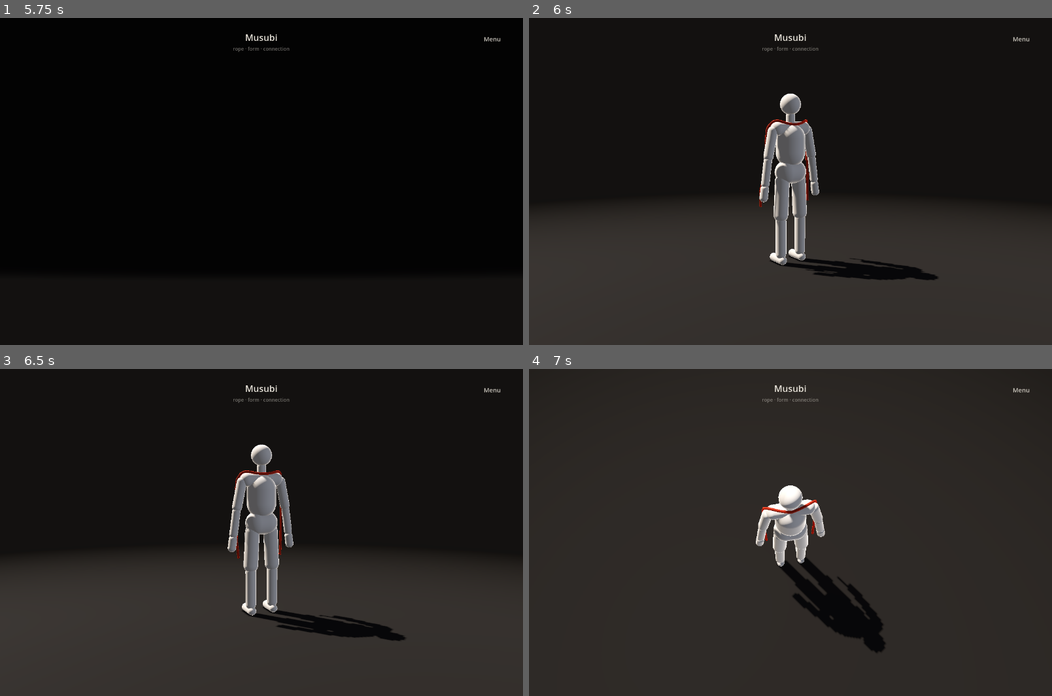
Above: before the commit, frames 1-4 (two rows, left to right).
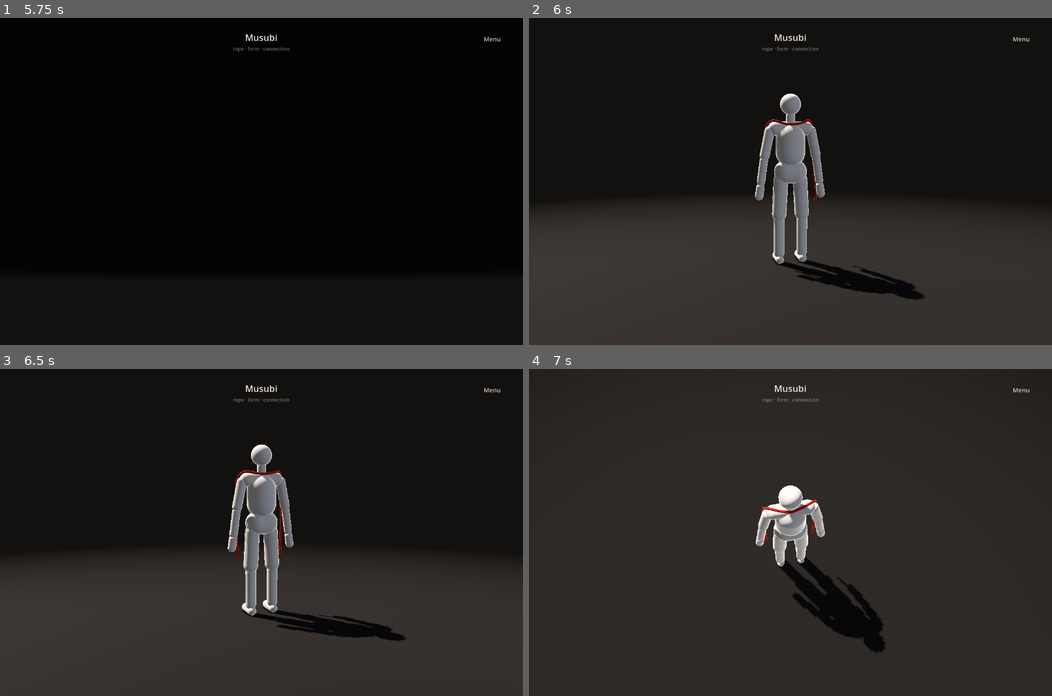
Above: after the commit, the same moments.

Repository: YoungSx/musubi
Game: Godot game, scene res://scenes/main/play.tscn
Same seed, same stepped clock (60 frames per second), same inputs: the game is played once before the commit and once after it. This scene is started directly instead of the project's main scene.
Inputs (mouse positions are in pixels of both pictures, inside the frame that each line leads up to):
- Up to frame 1 (5.75 s): tap Enter at 0.5 s; move the mouse to (376, 165) at 0.52 s; hold D (octopus_right) 0.53-1.25 s; tap F (focus, bound only after the commit) at 0.6, 4.35 s; click (376, 165) at 0.67 s; tap Z at 0.8, 4.55 s; click "Menu" at 1.25 s; tap R (reset, bound only after the commit) at 2, 4.25, 5 s; drag from (156, 197) to (235, 246) at 2.02 s; move the mouse to (313, 109) at 2.77 s; hold D (octopus_right) 2.78-3.5 s; tap Y at 2.85 s; click (313, 109) at 2.92 s; tap O at 3.05 s; drag from (235, 246) to (104, 132) at 3.52 s; move the mouse to (418, 230) at 4.27 s; hold A (octopus_left) 4.28-5 s; click (418, 230) at 4.42 s; tap Escape (cancel, bound only after the commit) at 4.9 s; drag from (104, 132) to (183, 99) at 5.02 s
- Up to frame 2 (6 s): tap R (reset, bound only after the commit) at 5.75 s; move the mouse to (816, 181) at 5.77 s; hold B (back, bound only after the commit) from 5.78 s (still down); tap Y at 5.85 s; click (816, 181) at 5.92 s
- Up to frame 3 (6.5 s): keep holding B (back, bound only after the commit); tap O at 6.05 s; tap F11 (fullscreen, bound only after the commit) at 6.4 s
- Up to frame 4 (7 s): release B (back, bound only after the commit) at 6.5 s; drag from (712, 450) to (685, 548) at 6.52 s

Frame 1 is identical in both runs. In frame 2, 3.7% of the frame differs, in the area x 43-79%, y 23-87%; in frame 3, less than 0.1%; in frame 4, less than 0.1%.

Commit message:
Refactor reinvented wheels using native Godot engine capabilities
- scripts/camera/camera_rig.gd: Use lerp_angle in OrbitState.approach to eliminate 360-degree angle flips across +-PI boundaries.
- scripts/camera/follow_camera_controller.gd: Smooth occlusion avoidance and trailing yaw using lerp_angle with exponential damping.
- scripts/interaction/surface_clearance.gd: Replace custom point-segment projection with Geometry3D.get_closest_point_to_segment.
- scripts/interaction/desktop_shortcuts.gd: Register semantic actions into Godot InputMap while maintaining backward compatibility.
- tests/unit/test_camera_rig.gd: Add unit test verifying shortest-arc angle interpolation across +-PI seam.
All 223 unit tests pass.

Diff:
--- a/scripts/camera/camera_rig.gd
+++ b/scripts/camera/camera_rig.gd
@@ -218,7 +218,7 @@
 		focus = other.focus
 
 	func approach(other: OrbitState, weight: float) -> void:
-		yaw = lerpf(yaw, other.yaw, weight)
+		yaw = lerp_angle(yaw, other.yaw, weight)
 		pitch = lerpf(pitch, other.pitch, weight)
 		distance = lerpf(distance, other.distance, weight)
 		focus = focus.lerp(other.focus, weight)
--- a/scripts/camera/follow_camera_controller.gd
+++ b/scripts/camera/follow_camera_controller.gd
@@ -107,11 +107,15 @@
 	if _occlusion_time >= config.follow_occlusion_delay:
 		if is_nan(_avoid_yaw) or (visibility_due and absf(wrapf(_avoid_yaw - yaw, -PI, PI)) < 0.02):
 			_avoid_yaw = _choose_visible_yaw(rig, grips, collision)
-		yaw += clampf(wrapf(_avoid_yaw - yaw, -PI, PI), -deg_to_rad(config.follow_turn_speed_degrees) * delta, deg_to_rad(config.follow_turn_speed_degrees) * delta)
+		var max_turn := deg_to_rad(config.follow_turn_speed_degrees) * delta
+		var smoothed_yaw := lerp_angle(yaw, _avoid_yaw, 1.0 - exp(-config.follow_turn_speed_degrees * 0.1 * delta))
+		yaw += clampf(wrapf(smoothed_yaw - yaw, -PI, PI), -max_turn, max_turn)
 	elif overflow and _travel > 0.08 and _heading.length() > 0.5:
 		# A trailing view is a gentle preference, subordinate to framing/visibility.
 		var behind := atan2(-_heading.x, -_heading.z)
-		yaw += clampf(wrapf(behind - yaw, -PI, PI), -deg_to_rad(config.follow_turn_speed_degrees * 0.4) * delta, deg_to_rad(config.follow_turn_speed_degrees * 0.4) * delta)
+		var max_turn := deg_to_rad(config.follow_turn_speed_degrees * 0.4) * delta
+		var smoothed_yaw := lerp_angle(yaw, behind, 1.0 - exp(-config.follow_turn_speed_degrees * 0.08 * delta))
+		yaw += clampf(wrapf(smoothed_yaw - yaw, -PI, PI), -max_turn, max_turn)
 	focus = config.focus + (focus - config.focus).limit_length(config.max_focus_offset)
 	var next_view := rig.global_transform * CameraRig.compute_camera_transform(yaw, rig.get_target_pitch(), distance, focus)
 	if collision == null or collision.get_clearance(next_view.origin) >= 0.08:
--- a/scripts/interaction/desktop_shortcuts.gd
+++ b/scripts/interaction/desktop_shortcuts.gd
@@ -1,28 +1,79 @@
 class_name DesktopShortcuts
 extends Node
-## Keyboard intent only; the application owns each action's effects.
+## Keyboard intent mapped to semantic actions.
+## Registers actions with Godot's InputMap and routes unhandled key events.
 
 signal action_requested(action: StringName)
+
+const ACTIONS: Array[StringName] = [
+	&"undo",
+	&"redo",
+	&"save",
+	&"load",
+	&"reset",
+	&"focus",
+	&"back",
+	&"pause",
+	&"cancel",
+	&"fullscreen",
+	&"report",
+]
+
+static var _input_map_registered := false
+
+
+func _ready() -> void:
+	register_input_map()
 
 
 func _unhandled_key_input(event: InputEvent) -> void:
 	if not event is InputEventKey or not event.pressed or event.echo:
 		return
-	var action := action_for_key(event)
+	var action := action_for_key(event as InputEventKey)
 	if action != &"":
 		action_requested.emit(action)
 		get_viewport().set_input_as_handled()
 
 
+static func register_input_map() -> void:
+	if _input_map_registered:
+		return
+	_input_map_registered = true
+	_register_action(&"undo", [
+		_make_key(KEY_Z, true, false),
+	])
+	_register_action(&"redo", [
+		_make_key(KEY_Z, true, true),
+		_make_key(KEY_Y, true, false),
+	])
+	_register_action(&"save", [_make_key(KEY_S, true, false)])
+	_register_action(&"load", [_make_key(KEY_O, true, false)])
+	_register_action(&"reset", [_make_key(KEY_R)])
+	_register_action(&"focus", [_make_key(KEY_F)])
+	_register_action(&"back", [_make_key(KEY_B)])
+	_register_action(&"pause", [_make_key(KEY_SPACE)])
+	_register_action(&"cancel", [_make_key(KEY_ESCAPE)])
+	_register_action(&"fullscreen", [_make_key(KEY_F11)])
+	_register_action(&"report", [_make_key(KEY_F9)])
+
+
 static func action_for_key(event: InputEventKey) -> StringName:
 	var key := event.physical_keycode if event.physical_keycode else event.keycode
-	if event.ctrl_pressed or event.meta_pressed:
+	var ctrl := event.ctrl_pressed or event.meta_pressed
+	var shift := event.shift_pressed
+	var alt := event.alt_pressed
+	if alt:
+		return &""
+	if ctrl:
 		if key == KEY_Z:
-			return &"redo" if event.shift_pressed else &"undo"
+			return &"redo" if shift else &"undo"
 		if key == KEY_Y:
-			return &"redo"
-		return &"save" if key == KEY_S else (&"load" if key == KEY_O else &"")
-	if event.alt_pressed or event.shift_pressed:
+			return &"redo" if not shift else &""
+		if not shift:
+			if key == KEY_S: return &"save"
+			if key == KEY_O: return &"load"
+		return &""
+	if shift:
 		return &""
 	match key:
 		KEY_R: return &"reset"
@@ -33,3 +84,21 @@
 		KEY_F11: return &"fullscreen"
 		KEY_F9: return &"report"
 	return &""
+
+
+static func _register_action(action: StringName, events: Array[InputEventKey]) -> void:
+	if not InputMap.has_action(action):
+		InputMap.add_action(action)
+	for ev in events:
+		if not InputMap.action_has_event(action, ev):
+			InputMap.action_add_event(action, ev)
+
+
+static func _make_key(key: Key, ctrl := false, shift := false) -> InputEventKey:
+	var ev := InputEventKey.new()
+	ev.physical_keycode = key
+	ev.keycode = key
+	ev.ctrl_pressed = ctrl
+	ev.shift_pressed = shift
+	ev.pressed = true
+	return ev
--- a/scripts/interaction/surface_clearance.gd
+++ b/scripts/interaction/surface_clearance.gd
@@ -33,6 +33,5 @@
 	if not collision.is_body_segment_clear(point,lifted,radius): return point
 	return lifted
 
-static func _closest(point: Vector3,a: Vector3,b: Vector3) -> Vector3:
-	var edge := b-a
-	return a+edge*clampf((point-a).dot(edge)/maxf(edge.length_squared(),1e-12),0,1)
+static func _closest(point: Vector3, a: Vector3, b: Vector3) -> Vector3:
+	return Geometry3D.get_closest_point_to_segment(point, a, b)
--- a/tests/unit/test_camera_rig.gd
+++ b/tests/unit/test_camera_rig.gd
@@ -49,5 +49,18 @@
 	assert_true(not is_equal_approx(rig.get_target_yaw(), before), "yaw changed")
 
 
+func test_approach_interpolates_shortest_angular_arc_across_pi_boundary() -> void:
+	var s1 := CameraRig.OrbitState.new()
+	var s2 := CameraRig.OrbitState.new()
+	# Current yaw is +175 degrees (3.054 rad), target is -175 degrees (-3.054 rad).
+	# Shortest arc difference is only 10 degrees (0.1745 rad).
+	# With ordinary lerpf, it would interpolate backwards through 0 over 350 degrees!
+	s1.yaw = deg_to_rad(175.0)
+	s2.yaw = deg_to_rad(-175.0)
+	s1.approach(s2, 0.5)
+	# At weight 0.5, shortest path passes through +-180 degrees (PI).
+	assert_near(absf(s1.yaw), PI, "yaw interpolates along shortest arc across +-PI", 0.01)
+
+
 func _make_rig() -> CameraRig:
 	return add_to_tree(CameraRigScene.instantiate()) as CameraRig
